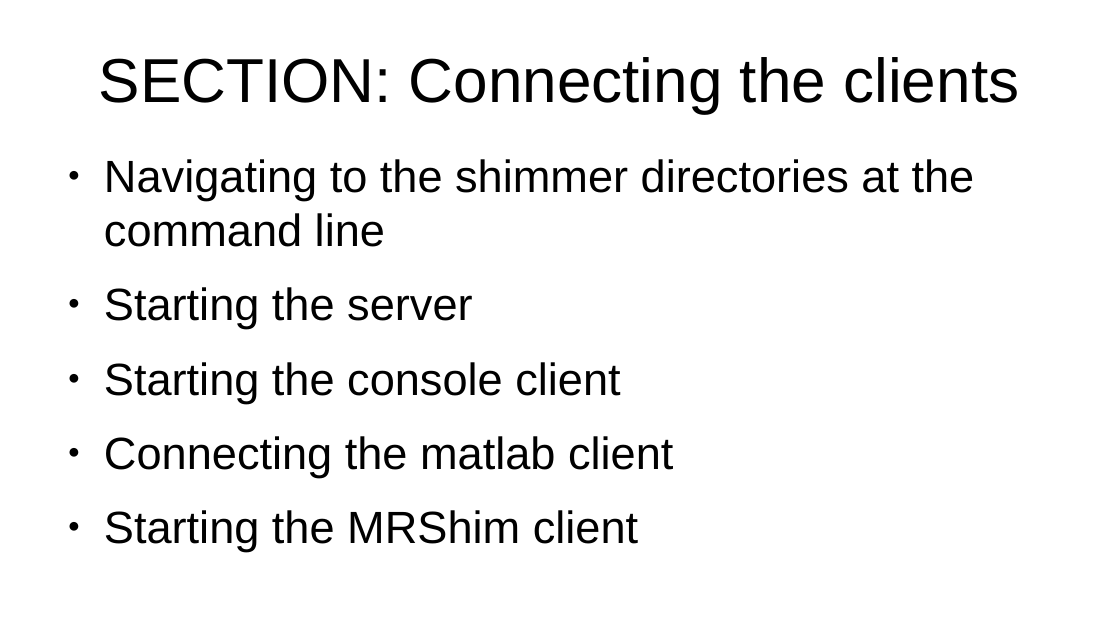
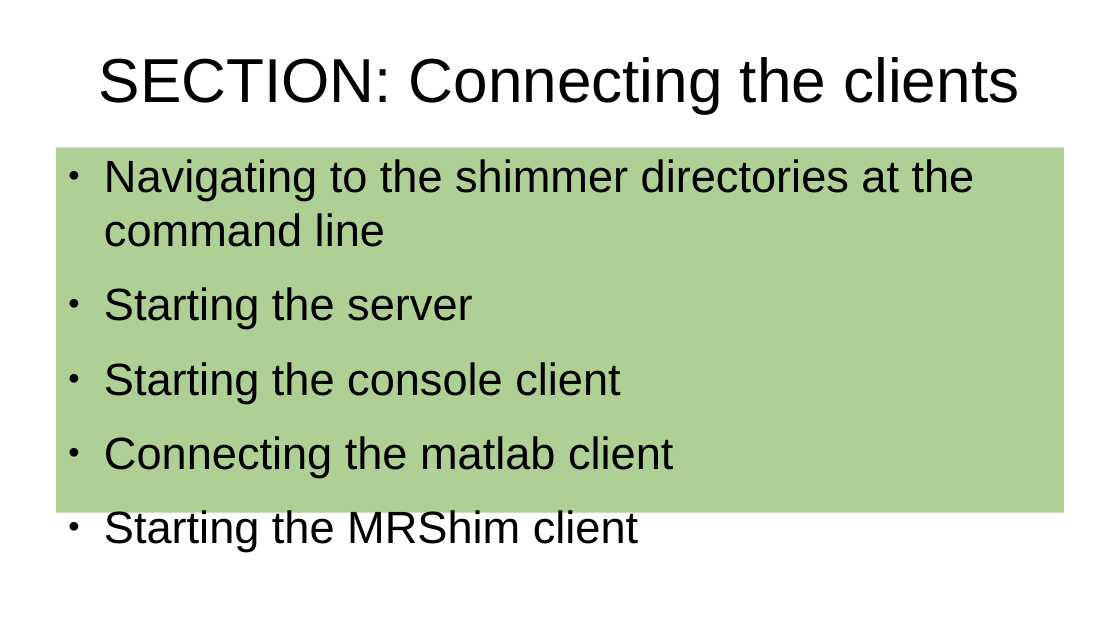
Before and after one commit to seventeenmagpie/skope-mrshim, a slide deck: slide 16 of shimmer/docs/user_guide_with_images.odp. Drawn at 1120x630 pixels with LibreOffice and Linux fonts; fonts in the diff are those of the drawing. Boxes give left, top, right and bottom in pixels: in the first picture for what was removed or moved away, otherwise in the second. Text is boxed around its words. In the diff, an @@ line names an element or a change of style, - is before the commit and + after.

Commit message:
Final version before back in September  - Ran code through style enforcer,  - Added network diagram and file structure screenshot to powerpoint,    made various other edits,  - Tested code on MRShim laptop, fixed bugs, also fixed python control    examples,

```diff
--- a/shimmer/docs/user_guide_with_images.odp
+++ b/shimmer/docs/user_guide_with_images.odp
@@ text "Navigating to the shimmer directories ...": place and size @@
-text "Navigating to the shimmer directories ..." at [104, 159, 975, 552]
+text "Navigating to the shimmer directories ..." at [56, 147, 1064, 513]
@@ text "Navigating to the shimmer directories ..." at [56, 147, 1064, 513]: fill none to #AFD095 @@
```
Also in this commit, not shown: 11 other slides changed, 1 slide added, 1 slide removed, 8 other files.
